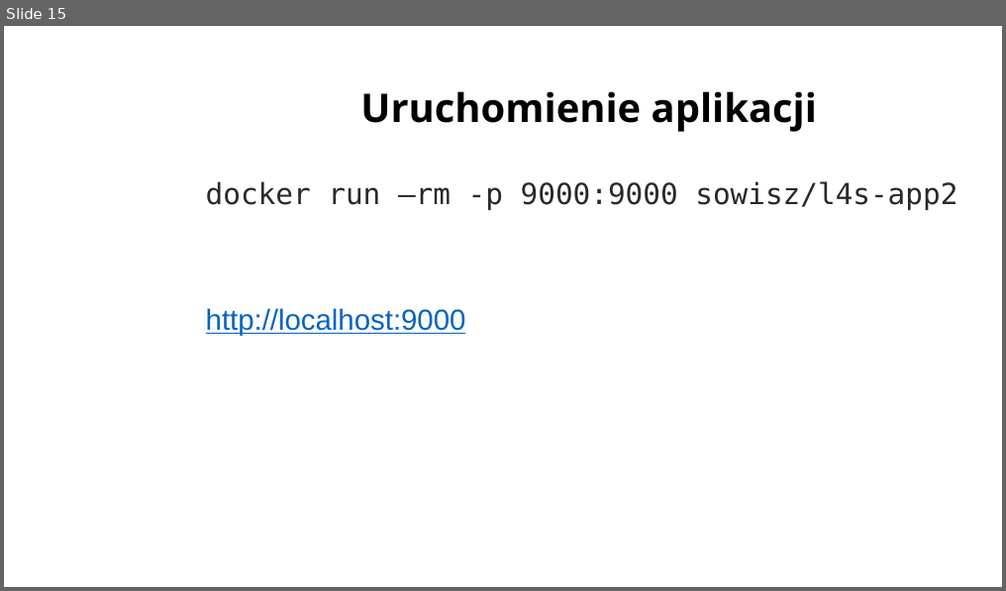
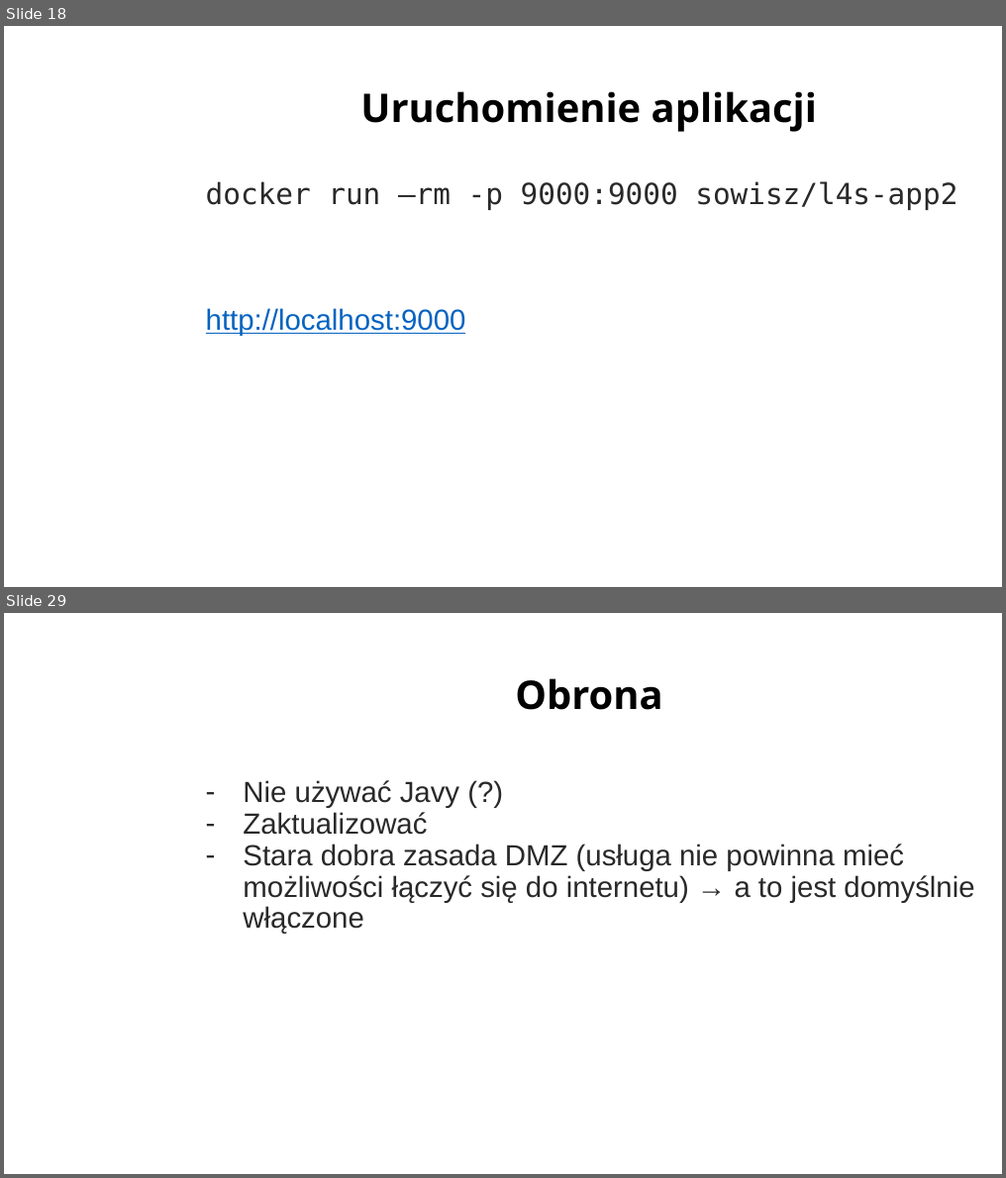
Before and after one commit to sowa-gregory/log4shell, a slide deck: log4shell_admindays.pptx. Shown one above the other, each under a label of ours: slide 15 before the commit, slides 18 and 29 after it; the slides between them are not shown. The pictures are 1006x591 and 1006x1178 pixels, drawn with LibreOffice and Linux fonts; fonts in the diff are those of the drawing; background and template pictures are left out. Boxes give left, top, right and bottom in pixels: in the first picture for what was removed or moved away, otherwise in the second. Text is boxed around its words. In the diff, an @@ line names an element or a change of style, - is before the commit and + after.

```diff
--- a/log4shell_admindays.pptx
+++ b/log4shell_admindays.pptx
@@ slide 29 added at [4, 613, 1002, 1174], background picture (left out) @@
@@ title added at [515, 678, 662, 710], 38 pt, text #000000, bold @@
+Obrona
@@ text added at [243, 780, 974, 934], 28 pt, text #292929 @@
+– Nie używać Javy (?)
+– Zaktualizować
+– Stara dobra zasada DMZ (usługa nie powinna mieć możliwości łączyć się do internetu) → a to jest domyślnie włączone
@@ what was slide 15 is now slide 18 @@
```
Also in this commit, not shown: 2 slides changed, 14 other slides added, 5 slides removed, 1 other file.
